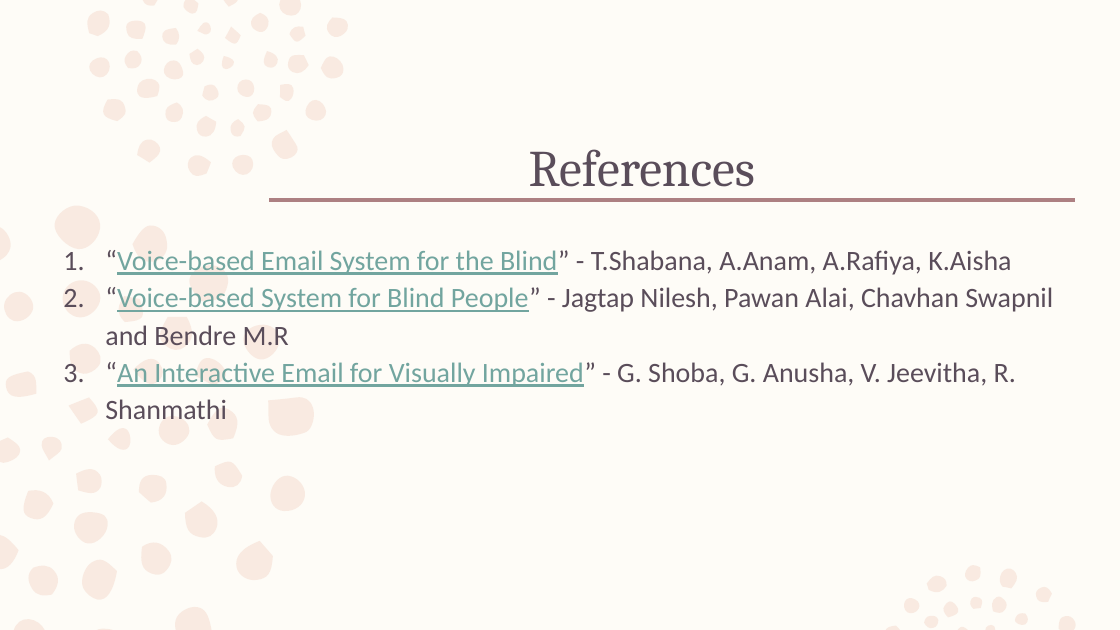
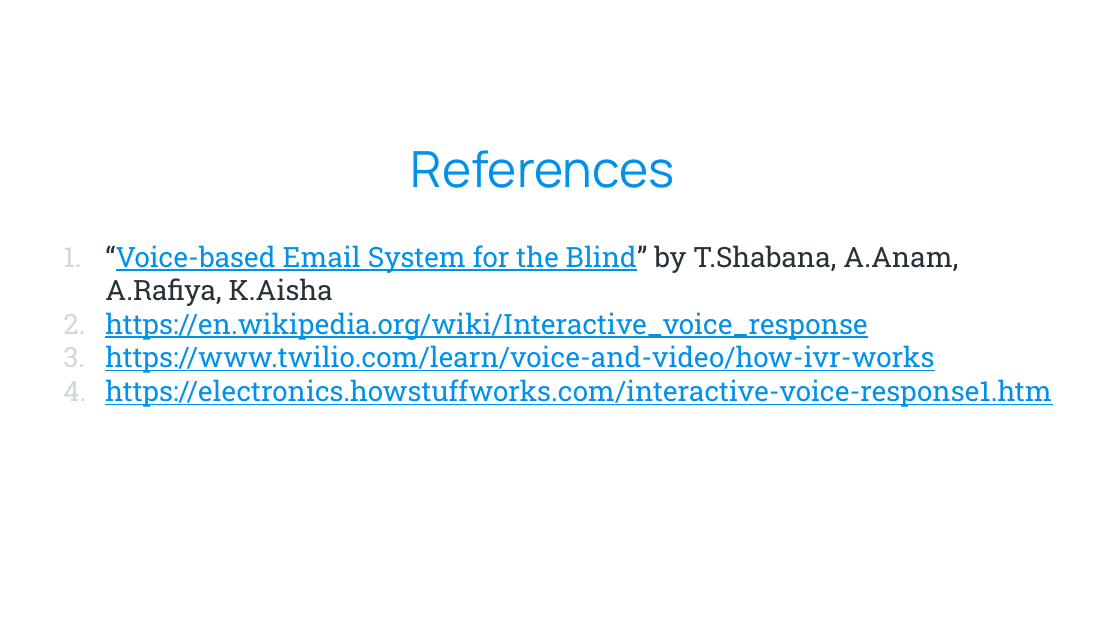
Before and after one commit to kazimsayed954/S5, a slide deck: slide 25 of Design Project/Voice Based Email System for the Visually Impaired 1.pptx (slide 21 before the commit). Drawn at 1120x630 pixels with LibreOffice and Linux fonts; fonts in the diff are those of the drawing; background and template pictures are left out. Boxes give left, top, right and bottom in pixels: in the first picture for what was removed or moved away, otherwise in the second. Text is boxed around its words. In the diff, an @@ line names an element or a change of style, - is before the commit and + after.

Commit message:
Modified the DP PPT

```diff
--- a/Design Project/Voice Based Email System for the Visually Impaired 1.pptx
+++ b/Design Project/Voice Based Email System for the Visually Impaired 1.pptx
@@ background #FEFCF7 to picture (left out) @@
@@ freeform shape removed at box(0, 0, 1076, 630) @@
@@ title "References": place and size @@
-title "References" at box(529, 149, 755, 187)
+title "References" at box(411, 150, 675, 188)
@@ title "References" at box(411, 150, 675, 188): size 33 to 32 pt, font Cambria to Manrope, text colour #5A4D5A to #0091EA; alignment left to centre; line spacing 0.99 to 1 @@
@@ line removed from (270, 199) to (1075, 199) @@
@@ text at box(105, 245, 1052, 407): text changed; font Calibri to Roboto Slab; text colour #5A4D5A to #0091EA @@
-1. “Voice-based Email System for the Blind” - T.Shabana, A.Anam, A.Rafiya, K.Aisha
-2. “Voice-based System for Blind People” - Jagtap Nilesh, Pawan Alai, Chavhan Swapnil and Bendre M.R
-3. “An Interactive Email for Visually Impaired” - G. Shoba, G. Anusha, V. Jeevitha, R. Shanmathi
+1. “Voice-based Email System for the Blind” by T.Shabana, A.Anam, A.Rafiya, K.Aisha
+2. https://en.wikipedia.org/wiki/Interactive_voice_response
+3. https://www.twilio.com/learn/voice-and-video/how-ivr-works
+4. https://electronics.howstuffworks.com/interactive-voice-response1.htm
```
Also in this commit, not shown: 17 other slides changed, 7 slides added, 3 slides removed, 1 other file.
